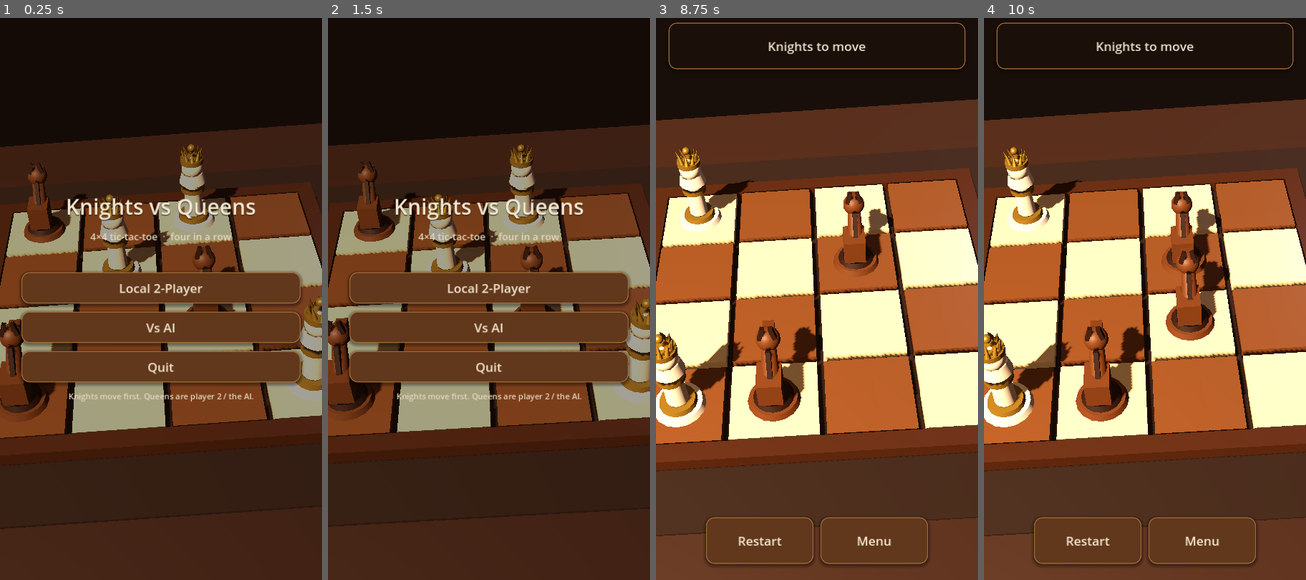
Above: before the commit, frames 1-4 (left to right).
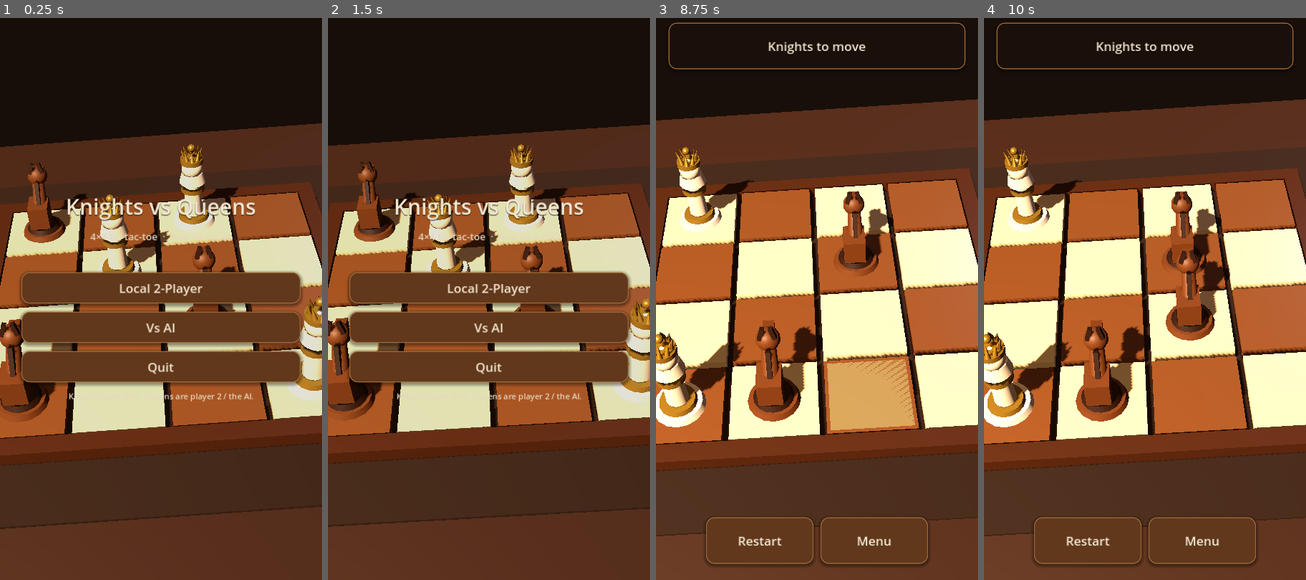
Above: after the commit, the same moments.

Repository: amateurcoder20/Project1
Game: Godot game, scene res://scenes/main_menu.tscn
The game is run twice, just before and just after one commit, with the same random seed, the same clock (stepped at 60 frames per second) and the same inputs.
Inputs (mouse positions are in pixels of both pictures, inside the frame that each line leads up to):
- Up to frame 1 (0.25 s): no input
- Up to frame 2 (1.5 s): click "Local 2-Player" at 0.5 s; click "Menu" at 1.25 s
- Up to frame 3 (8.75 s): click "Vs AI" at 2 s; click "Restart" at 2.75 s; click "Restart" at 3.5 s; click "Restart" at 4.25 s; tap Enter at 5, 7.25 s; move the mouse to (887, 265) at 5.02 s; click (887, 265) at 5.17 s; tap Space at 5.75, 8 s; move the mouse to (752, 321) at 5.77 s; click (752, 321) at 5.92 s; move the mouse to (849, 169) at 6.52 s; click (849, 169) at 6.67 s; move the mouse to (800, 405) at 7.27 s; click (800, 405) at 7.42 s; move the mouse to (913, 377) at 8.02 s; click (913, 377) at 8.17 s
- Up to frame 4 (10 s): move the mouse to (1048, 209) at 8.77 s; click (1048, 209) at 8.92 s; tap Enter at 9.5 s; move the mouse to (1161, 293) at 9.52 s; click (1161, 293) at 9.67 s

The runs differ from the first frame. In frame 1, 26% of the frame differs, in the area x 0-100%, y 22-78%; in frame 2, 26%; in frame 3, 2.9%; in frame 4, nothing differs.

Commit message:
Fix board tapping via raycast and lighten the 3D menu overlay
Route cell selection through unhandled mouse/touch input so pieces place
reliably on desktop and Android, and let more of the spinning board show
through the title screen.

Co-authored-by: amateurcoder20 <amateurcoder20@users.noreply.github.com>

Diff:
--- a/project.godot
+++ b/project.godot
@@ -26,7 +26,7 @@
 
 [input_devices]
 
-pointing/emulate_touch_from_mouse=true
+pointing/emulate_touch_from_mouse=false
 pointing/emulate_mouse_from_touch=true
 
 [rendering]
--- a/scripts/board_view.gd
+++ b/scripts/board_view.gd
@@ -140,10 +140,9 @@
 				body.input_ray_pickable = true
 				var shape := CollisionShape3D.new()
 				var box := BoxShape3D.new()
-				box.size = Vector3(SQUARE * 0.96, 0.22, SQUARE * 0.96)
+				box.size = Vector3(SQUARE * 0.98, 0.55, SQUARE * 0.98)
 				shape.shape = box
 				body.add_child(shape)
-				body.input_event.connect(_on_cell_input.bind(index))
 				add_child(body)
 
 
@@ -155,16 +154,6 @@
 	_hover.material_override = _hover_mat
 	_hover.visible = false
 	add_child(_hover)
-
-
-func _on_cell_input(_camera: Node, event: InputEvent, _pos: Vector3, _normal: Vector3, _shape_idx: int, index: int) -> void:
-	if not _interactive:
-		return
-	if event is InputEventMouseButton:
-		var mb := event as InputEventMouseButton
-		if mb.pressed and mb.button_index == MOUSE_BUTTON_LEFT:
-			cell_pressed.emit(index)
-	# Touch is converted to mouse when emulate_mouse_from_touch is on.
 
 
 func _restore_square_colors() -> void:
--- a/scripts/game.gd
+++ b/scripts/game.gd
@@ -25,7 +25,8 @@
 	_board.configure(true)
 	add_child(_board)
 	_board.build()
-	_board.cell_pressed.connect(_on_cell_pressed)
+	# Picking is handled in `_unhandled_input` so mouse, touch, and
+	# emulate-touch-from-mouse all hit the same raycast path.
 
 	_build_hud()
 	_update_turn_label()
@@ -38,20 +39,49 @@
 	_update_hover()
 
 
+func _unhandled_input(event: InputEvent) -> void:
+	if _busy or _logic.is_game_over():
+		return
+	if GameSession.vs_ai and _logic.current_player == GameLogic.QUEEN:
+		return
+	var tap := false
+	var pos := Vector2.ZERO
+	if event is InputEventMouseButton:
+		var mb := event as InputEventMouseButton
+		if mb.pressed and mb.button_index == MOUSE_BUTTON_LEFT:
+			tap = true
+			pos = mb.position
+	elif event is InputEventScreenTouch:
+		var st := event as InputEventScreenTouch
+		if st.pressed:
+			tap = true
+			pos = st.position
+	if not tap:
+		return
+	var index := _cell_at(pos)
+	if index >= 0 and _logic.is_legal(index):
+		_busy = true
+		get_viewport().set_input_as_handled()
+		await _play_human_move(index)
+
+
 func _notification(what: int) -> void:
 	if what == NOTIFICATION_WM_GO_BACK_REQUEST:
 		_on_menu()
 
 
-func _on_cell_pressed(index: int) -> void:
-	if _busy or _logic.is_game_over():
-		return
-	if GameSession.vs_ai and _logic.current_player == GameLogic.QUEEN:
-		return
-	if not _logic.is_legal(index):
-		return
-	_busy = true
-	await _play_human_move(index)
+func _cell_at(screen_pos: Vector2) -> int:
+	var cam := get_viewport().get_camera_3d()
+	if cam == null:
+		return -1
+	var from := cam.project_ray_origin(screen_pos)
+	var to := from + cam.project_ray_normal(screen_pos) * 80.0
+	var q := PhysicsRayQueryParameters3D.create(from, to)
+	q.collision_mask = 1
+	var hit := get_world_3d().direct_space_state.intersect_ray(q)
+	if hit.is_empty() or not hit.collider.has_meta("cell_index"):
+		return -1
+	return int(hit.collider.get_meta("cell_index"))
 
 
 func _play_human_move(index: int) -> void:
@@ -132,23 +162,10 @@
 
 
 func _update_hover() -> void:
-	var cam := get_viewport().get_camera_3d()
-	if cam == null:
-		return
 	var mouse := get_viewport().get_mouse_position()
-	var from := cam.project_ray_origin(mouse)
-	var to := from + cam.project_ray_normal(mouse) * 80.0
-	var q := PhysicsRayQueryParameters3D.create(from, to)
-	q.collision_mask = 1
-	var hit := get_world_3d().direct_space_state.intersect_ray(q)
-	if hit.is_empty() or not hit.collider.has_meta("cell_index"):
-		_hover_index = -1
-		_board.set_hover(-1)
-		return
-	var index: int = hit.collider.get_meta("cell_index")
-	if _logic.is_legal(index):
-		_hover_index = index
-		_board.set_hover(index)
+	_hover_index = _cell_at(mouse)
+	if _hover_index >= 0 and _logic.is_legal(_hover_index):
+		_board.set_hover(_hover_index)
 	else:
 		_hover_index = -1
 		_board.set_hover(-1)
--- a/scripts/main_menu.gd
+++ b/scripts/main_menu.gd
@@ -57,7 +57,7 @@
 
 	var shade := ColorRect.new()
 	shade.set_anchors_preset(Control.PRESET_FULL_RECT)
-	shade.color = Color(0.05, 0.02, 0.01, 0.38)
+	shade.color = Color(0.04, 0.02, 0.01, 0.12)
 	shade.mouse_filter = Control.MOUSE_FILTER_IGNORE
 	root.add_child(shade)
 
